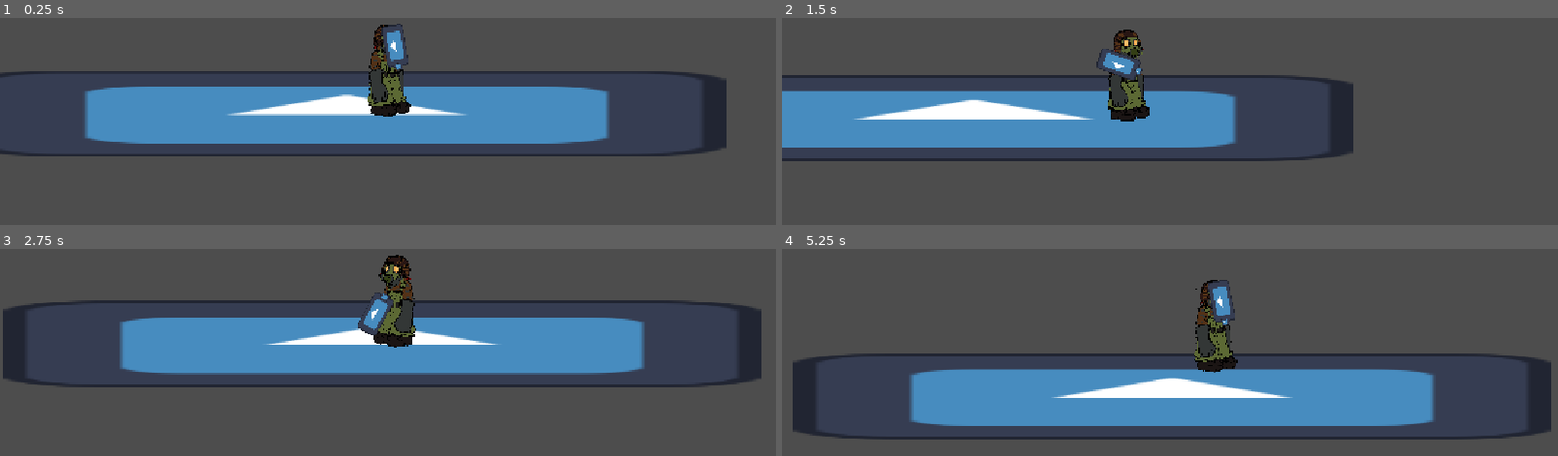
Above: before the commit, frames 1-4 (two rows, left to right).
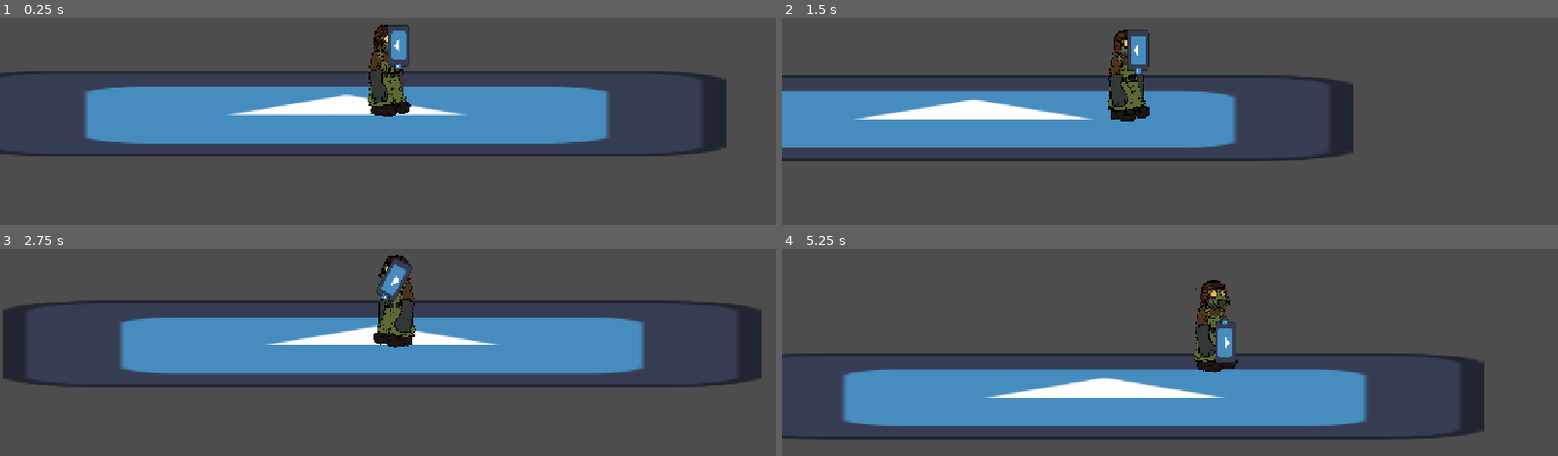
Above: after the commit, the same moments.

Repository: Jqmmy/Jam-game
Game: Godot game, scene res://Scenes/main.tscn
The game is run twice, just before and just after one commit, with the same random seed, the same clock (stepped at 60 frames per second) and the same inputs. The project has no main scene, so this scene is started directly. The engine's default icon, where the game draws it, is replaced by a stand-in: a white triangle on a blue panel in a dark square.
Inputs (mouse positions are in pixels of both pictures, inside the frame that each line leads up to):
- Up to frame 1 (0.25 s): no input
- Up to frame 2 (1.5 s): tap Enter (ui_accept) at 0.5, 0.77 s; move the mouse to (outside the picture) at 0.52 s; press the mouse at (outside the picture) at 0.53 s; hold D (right) from 0.53 s (still down); move the mouse to (1014, 28) at 1.27 s; release the mouse at (1014, 28) at 1.28 s; click (1014, 28) at 1.35 s
- Up to frame 3 (2.75 s): tap Enter (ui_accept) at 1.52 s; move the mouse to (outside the picture) at 2.02 s; release D (right) at 2.03 s; press the mouse at (outside the picture) at 2.03 s; hold A (left) from 2.03 s (still down)
- Up to frame 4 (5.25 s): move the mouse to (1131, 325) at 2.77 s; release A (left) at 2.78 s; release the mouse at (1131, 325) at 2.78 s; hold D (right) 2.78-4.28 s; click (1131, 325) at 2.85 s; tap Enter (ui_accept) at 3.02, 3.77, 4.52 s; move the mouse to (1402, 302) at 3.52 s; press the mouse at (1402, 302) at 3.53 s; move the mouse to (outside the picture) at 4.27 s; release the mouse at (outside the picture) at 4.28 s; hold A (left) 4.28-5.03 s; click (outside the picture) at 4.35 s; move the mouse to (outside the picture) at 5.02 s; press the mouse at (outside the picture) at 5.03 s; hold D (right) from 5.03 s (still down)

The runs differ from the first frame. In frame 1, 0.3% of the frame differs, in the area x 49-53%, y 2-25%; in frame 2, 0.8%; in frame 3, 0.9%; in frame 4, 12%, in the area x 0-100%, y 14-93%.

Commit message:
coded a bit more

Diff:
--- a/Prefabs/Player stuff/player.tscn
+++ b/Prefabs/Player stuff/player.tscn
@@ -1,9 +1,8 @@
-[gd_scene load_steps=6 format=3 uid="uid://jc1p0uslb4co"]
+[gd_scene load_steps=5 format=3 uid="uid://jc1p0uslb4co"]
 
 [ext_resource type="Script" uid="uid://dejecgscw78vv" path="res://Scripts/player.gd" id="1_h8clt"]
 [ext_resource type="Texture2D" uid="uid://6n3koaaaegfk" path="res://Assets/placeholder_sprite.png" id="2_nc2p3"]
 [ext_resource type="PackedScene" uid="uid://dn1m0noksaind" path="res://Prefabs/weapons/shotgun.tscn" id="2_sgdqr"]
-[ext_resource type="Texture2D" uid="uid://b4a1h4wxn032s" path="res://icon.svg" id="3_v8br1"]
 
 [sub_resource type="CapsuleShape2D" id="CapsuleShape2D_vx084"]
 radius = 19.0
@@ -31,14 +30,4 @@
 
 [node name="shotgun" parent="hands" instance=ExtResource("2_sgdqr")]
 
-[node name="Skeleton2D" type="Skeleton2D" parent="."]
-visible = false
-
-[node name="Bone2D" type="Bone2D" parent="Skeleton2D"]
-rest = Transform2D(50, 50, 0.09, 0.15, 0, 0)
-
-[node name="Sprite2D" type="Sprite2D" parent="Skeleton2D/Bone2D"]
-scale = Vector2(0.3125, 0.140625)
-texture = ExtResource("3_v8br1")
-
 [node name="AnimationPlayer" type="AnimationPlayer" parent="."]
--- a/Scripts/player.gd
+++ b/Scripts/player.gd
@@ -11,7 +11,7 @@
 var camera_move_offset:float = 75
 var camera_move_offset_up:float = 200
 var resting_hands_pos:Vector2
-var look_direction:int = 1
+var looking_right:bool = true
 var current_weapon:Weapon
 var weapon_holster:Dictionary = {
 
@@ -22,10 +22,14 @@
 	current_weapon = hands.get_child(0)
 
 func _physics_process(delta: float) -> void:
-	if look_direction > 0:
-		hands.look_at(get_global_mouse_position())
+	hands.look_at(get_global_mouse_position())
+	if not looking_right:
+		hands.rotation_degrees += 180
+		print(hands.rotation_degrees)
+		#hands.rotation = clamp(hands.rotation, deg_to_rad(-180), deg_to_rad(180))
 	else:
-		hands.look_at(get_global_mouse_position())
+		hands.rotation = clamp(hands.rotation, deg_to_rad(-90), deg_to_rad(90))
+
 
 	var tween = get_tree().create_tween()
 	if not is_on_floor():
@@ -49,12 +53,12 @@
 			tween.tween_property(camera,"position:x", camera_move_offset, 0.5)
 			current_weapon.flip_weapon(current_weapon.directions.RIGHT)
 			sprite_2d.flip_h = false
-			look_direction = 1
+			looking_right = true
 		else:
 			tween.tween_property(camera,"position:x", -camera_move_offset, 0.5)
 			current_weapon.flip_weapon(current_weapon.directions.LEFT)
 			sprite_2d.flip_h = true
-			look_direction = -1
+			looking_right = false
 	else:
 		velocity.x = move_toward(velocity.x, 0, SPEED)
 
--- a/Scripts/shotgun.gd
+++ b/Scripts/shotgun.gd
@@ -9,6 +9,8 @@
 
 # Called every frame. 'delta' is the elapsed time since the previous frame.
 func _process(delta: float) -> void:
+
+
 	if sprite_2d.flip_h == true:
 		area_2d.position.x = - 350
 		sprite_2d.position.x = -60
